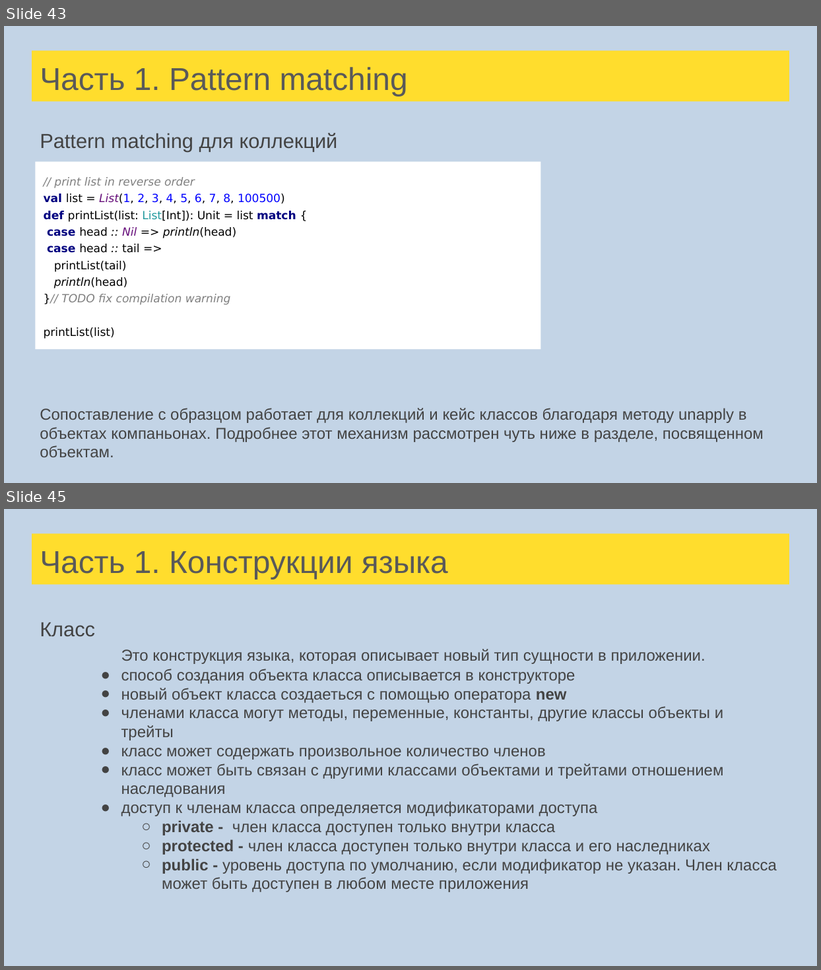
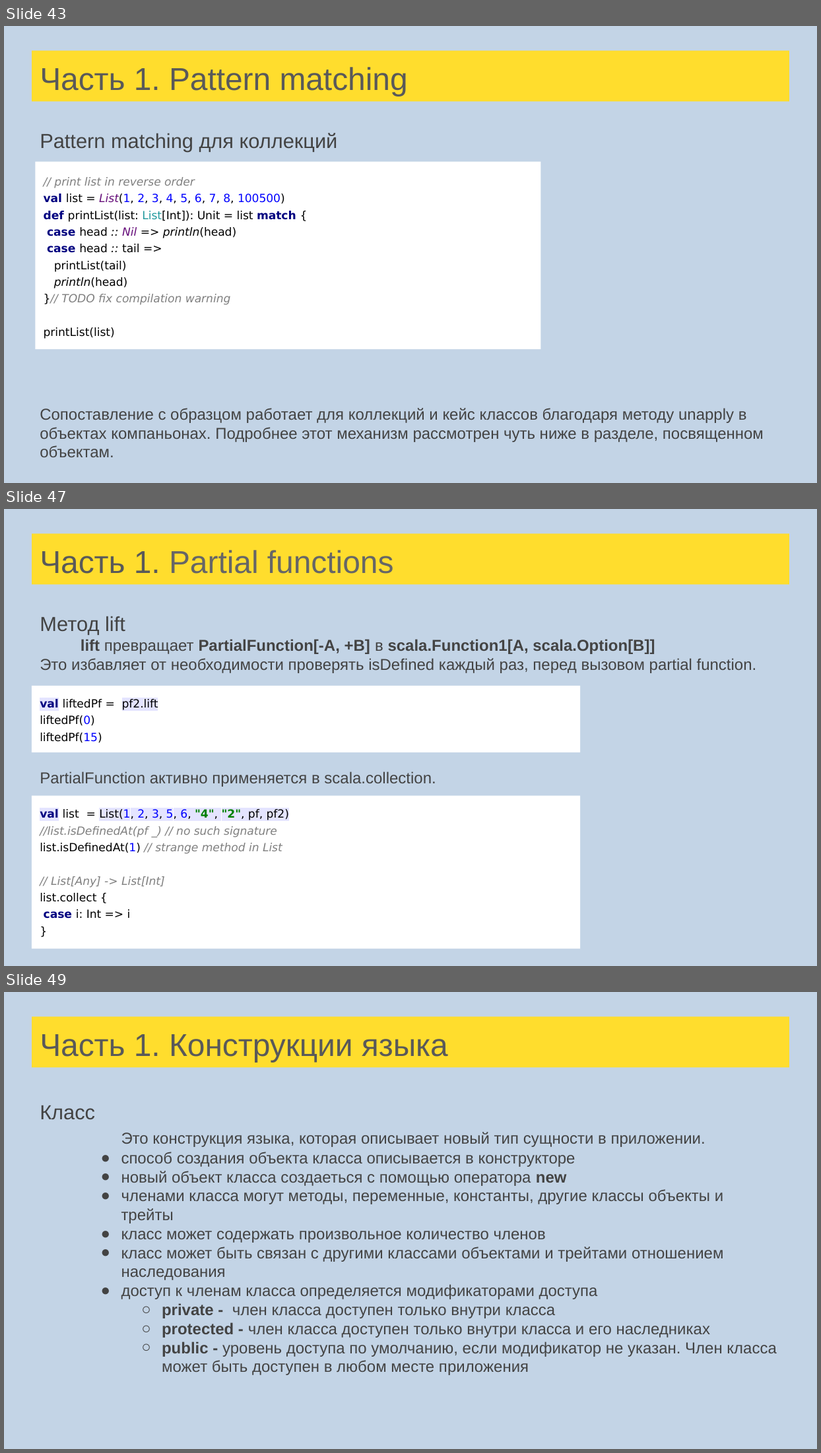
Before and after one commit to tralfamadore/ScalaLectures, a slide deck: src/main/resources/Лекции Scala для FinTech.pptx. Shown one above the other, each under a label of ours: slides 43 and 45 before the commit, slides 43, 47 and 49 after it; the slides between them are not shown. The pictures are 821x970 and 821x1453 pixels, drawn with LibreOffice and Linux fonts; fonts in the diff are those of the drawing. Boxes give left, top, right and bottom in pixels: in the first picture for what was removed or moved away, otherwise in the second. Text is boxed around its words. In the diff, an @@ line names an element or a change of style, - is before the commit and + after.

Commit message:
+ Pattern matching tasks + Partial function description

```diff
--- a/src/main/resources/Лекции Scala для FinTech.pptx
+++ b/src/main/resources/Лекции Scala для FinTech.pptx
@@ slide 47 added at (4, 509, 817, 966), background #C3D4E6 @@
@@ title added at (32, 533, 789, 585), fill #FFDD2D, 28 pt, text #666666 @@
+Часть 1. Partial functions
@@ text added at (40, 616, 757, 787), 14 pt, text #434343 @@
+Метод lift
+lift превращает PartialFunction[-A, +B] в scala.Function1[A, scala.Option[B]]
+Это избавляет от необходимости проверять isDefined каждый раз, перед вызовом partial function.
+PartialFunction активно применяется в scala.collection.
@@ rectangle added at (32, 685, 580, 752), fill #FFFFFF, 10 pt, text #000000 @@
+val liftedPf = pf2.lift
+liftedPf(0)
+liftedPf(15)
@@ rectangle added at (32, 796, 580, 949), fill #FFFFFF, 10 pt, text #808080 @@
+val list = List(1, 2, 3, 5, 6, "4", "2", pf, pf2)
+//list.isDefinedAt(pf _) // no such signature
+list.isDefinedAt(1) // strange method in List
+// List[Any] -> List[Int]
+list.collect {
+case i: Int => i
+}
@@ what was slide 45 is now slide 49 @@
```
Also in this commit, not shown: 2 slides changed, 3 other slides added, 3 other files.
